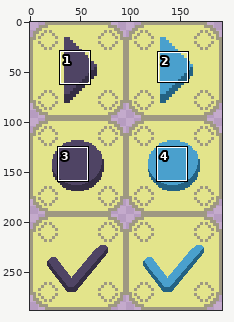
File history of a sprite sheet, Images/Buttons.png. Above, an overview of the earlier version with the close-up marked.
Close-up. Before the commit:
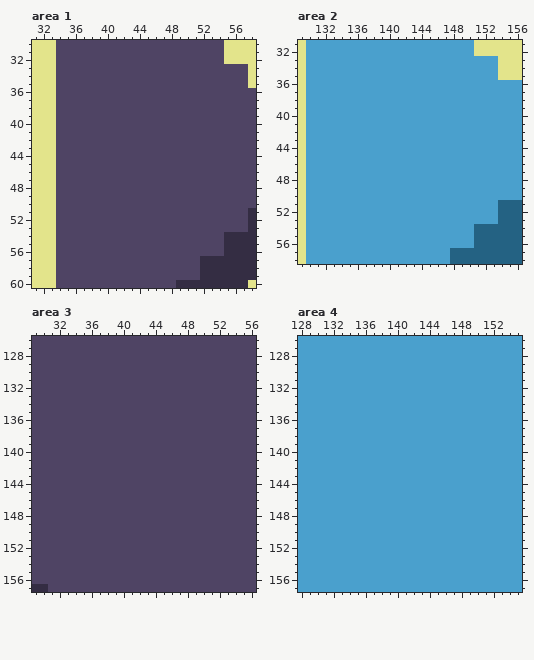
The file is 192x288 pixels. Colours within 5 levels of each other are drawn and written as one. Shown: area 1: x 31..58, y 30..60; area 2: x 129..156, y 31..58; area 3: x 29..56, y 126..157; area 4: x 128..155, y 126..157. The commit also changed other parts of the picture, which this record leaves out.
The same view after the edit:
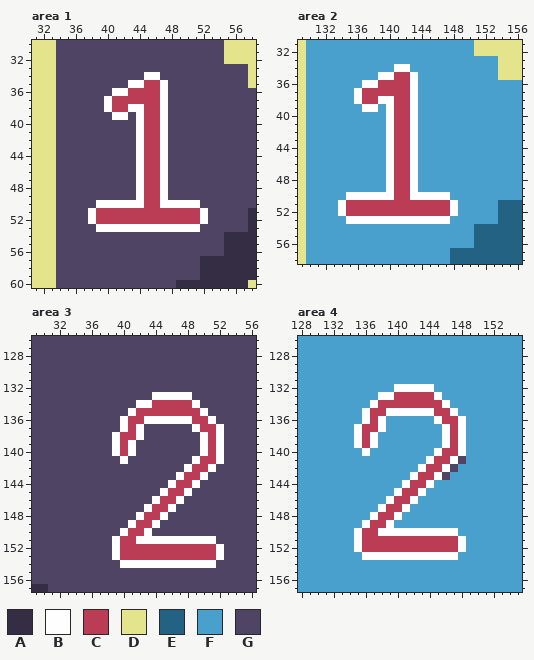
Palette (. is transparent): A #342d43  B #fefefe  C #ba3d55  D #e3e48b  E #246283  F #4aa0cd  G #4f4464
Edits made:
Area 1:
y 34: x 45..46 GG -> BB
y 35: x 43..47 GGGGG -> BBCCB
y 36: x 41..47 GGGGGGG -> BBCCCCB
y 37: x 40..47 GGGGGGGG -> BCCCCCCB
y 38: x 40..47 GGGGGGGG -> BCCBBCCB
y 39: x 41..42 GG -> BB; x 44..47 GGGG -> BCCB
y 40..49: x 44..47 GGGG -> BCCB
y 50: x 39..51 GGGGGGGGGGGGG -> BBBBBBCCBBBBB
y 51..52: x 38..52 GGGGGGGGGGGGGGG -> BCCCCCCCCCCCCCB
y 53: x 39..51 GGGGGGGGGGGGG -> BBBBBBBBBBBBB
Area 2:
y 34: x 141..142 FF -> BB
y 35: x 139..143 FFFFF -> BBCCB
y 36: x 137..143 FFFFFFF -> BBCCCCB
y 37: x 136..143 FFFFFFFF -> BCCCCCCB
y 38: x 136..143 FFFFFFFF -> BCCBBCCB
y 39: x 137..138 FF -> BB; x 140..143 FFFF -> BCCB
y 40..49: x 140..143 FFFF -> BCCB
y 50: x 135..147 FFFFFFFFFFFFF -> BBBBBBCCBBBBB
y 51..52: x 134..148 FFFFFFFFFFFFFFF -> BCCCCCCCCCCCCCB
y 53: x 135..147 FFFFFFFFFFFFF -> BBBBBBBBBBBBB
Area 3:
y 133: x 44..48 GGGGG -> BBBBB
y 134: x 42..49 GGGGGGGG -> BBCCCCCB
y 135: x 41..50 GGGGGGGGGG -> BCCCCCCCCB
y 136: x 40..51 GGGGGGGGGGGG -> BCCBBBBBBCCB
y 137: x 40..42 GGG -> BCB; x 49..52 GGGG -> BCCB
y 138: x 39..42 GGGG -> BCCB; x 50..52 GGG -> BCB
y 139..140: x 39..41 GGG -> BCB; x 50..52 GGG -> BCB
y 141: x 40 G -> B; x 49..52 GGGG -> BCCB
y 142: x 48..51 GGGG -> BCCB
y 143: x 47..50 GGGG -> BCCB
y 144: x 46..49 GGGG -> BCCB
y 145: x 45..48 GGGG -> BCCB
y 146: x 44..47 GGGG -> BCCB
y 147: x 43..46 GGGG -> BCCB
y 148: x 42..45 GGGG -> BCCB
y 149: x 41..44 GGGG -> BCCB
y 150: x 40..43 GGGG -> BCCB
y 151: x 39..51 GGGGGGGGGGGGG -> BCCBBBBBBBBBB
y 152..153: x 39..52 GGGGGGGGGGGGGG -> BCCCCCCCCCCCCB
y 154: x 40..51 GGGGGGGGGGGG -> BBBBBBBBBBBB
Area 4:
y 132: x 140..144 FFFFF -> BBBBB
y 133: x 138..145 FFFFFFFF -> BBCCCCCB
y 134: x 137..146 FFFFFFFFFF -> BCCCCCCCCB
y 135: x 136..147 FFFFFFFFFFFF -> BCCBBBBBBCCB
y 136: x 136..138 FFF -> BCB; x 145..148 FFFF -> BCCB
y 137: x 135..138 FFFF -> BCCB; x 146..148 FFF -> BCB
y 138..139: x 135..137 FFF -> BCB; x 146..148 FFF -> BCB
y 140: x 136 F -> B; x 145..148 FFFF -> BCCB
y 141: x 144..148 FFFFF -> BCCBG
y 142: x 143..147 FFFFF -> BCCBG
y 143: x 142..146 FFFFF -> BCCBG
y 144: x 141..144 FFFF -> BCCB
y 145: x 140..143 FFFF -> BCCB
y 146: x 139..142 FFFF -> BCCB
y 147: x 138..141 FFFF -> BCCB
y 148: x 137..140 FFFF -> BCCB
y 149: x 136..139 FFFF -> BCCB
y 150: x 135..147 FFFFFFFFFFFFF -> BCCBBBBBBBBBB
y 151..152: x 135..148 FFFFFFFFFFFFFF -> BCCCCCCCCCCCCB
y 153: x 136..147 FFFFFFFFFFFF -> BBBBBBBBBBBB
